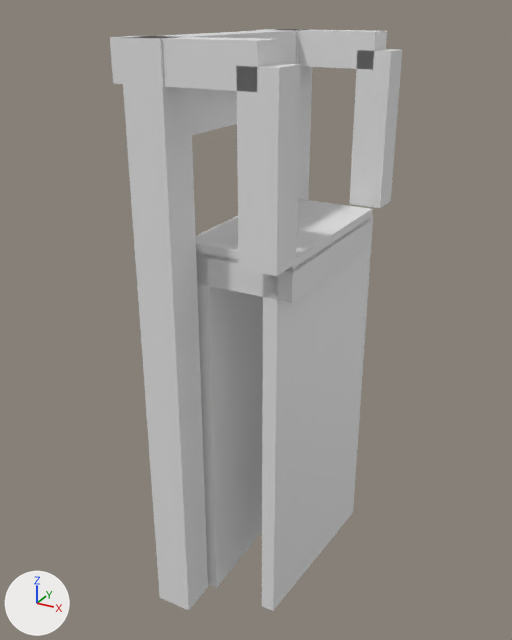
The glTF model models/lienden/lienden-brug-ceb390f2/lienden-brug-ceb390f2.glb: old version first, new version second.
Rendered twice from a 50 mm lens placed at (7.86, -15.75, 5.37), pointed at (-0.73, -0.15, -2.43). The lights are fixed; the arrows at lower left show +X, +Y and +Z. The older version comes first.

In view in the first picture: 'building:balans', 'building:balans 2', 'building:contragewicht', 'building:hamei', 'building:hamei 2', 'building:hangstang', 'building:hangstang 2', 'building:portaal', 'road:dek', 'road:inrit', 'road:landhoofd (aangenomen)', 'road:landhoofd (aangenomen) 2'.
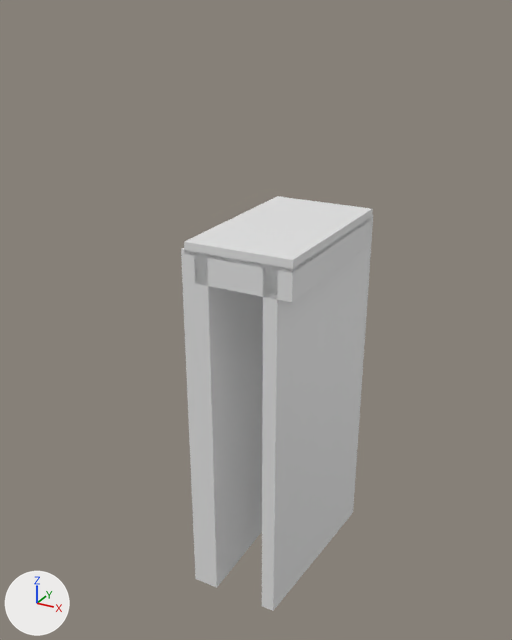
Changed parts and their boxes [x1, y1, x2, y2] in the pictures (512 x 640 px):
'building:hamei 2', deleted
    before: [120, 36, 208, 610]
'building:hangstang 2', deleted
    before: [236, 64, 301, 276]
'building:hangstang', deleted
    before: [349, 49, 402, 208]
'building:balans 2', deleted
    before: [110, 36, 280, 92]
'building:balans', deleted
    before: [256, 29, 387, 69]
'building:contragewicht', deleted
    before: [190, 88, 237, 135]
'building:hamei', deleted
    before: [276, 29, 312, 200]
'building:portaal', deleted
    before: [147, 30, 296, 64]

Edits to the bpy script that builds the scene:
```text
Remove ob_building_hamei:
    ob_building_hamei = bpy.data.objects.new('building:hamei', me_hamei)
    ob_building_hamei.location = (0.0, 0.0, 0.0)
Remove ob_building_hamei_2:
    ob_building_hamei_2 = bpy.data.objects.new('building:hamei 2', me_hamei_2)
    ob_building_hamei_2.location = (0.0, 0.0, 0.0)
Remove ob_building_portaal:
    ob_building_portaal = bpy.data.objects.new('building:portaal', me_portaal)
    ob_building_portaal.location = (0.0, 0.0, 0.0)
Remove ob_building_balans:
    ob_building_balans = bpy.data.objects.new('building:balans', me_balans)
    ob_building_balans.location = (0.0, 0.0, 0.0)
Remove ob_building_hangstang:
    ob_building_hangstang = bpy.data.objects.new('building:hangstang', me_hangstang)
    ob_building_hangstang.location = (0.0, 0.0, 0.0)
Remove ob_building_balans_2:
    ob_building_balans_2 = bpy.data.objects.new('building:balans 2', me_balans_2)
    ob_building_balans_2.location = (0.0, 0.0, 0.0)
Remove ob_building_hangstang_2:
    ob_building_hangstang_2 = bpy.data.objects.new('building:hangstang 2', me_hangstang_2)
    ob_building_hangstang_2.location = (0.0, 0.0, 0.0)
Remove ob_building_contragewicht:
    ob_building_contragewicht = bpy.data.objects.new('building:contragewicht', me_contragewicht)
    ob_building_contragewicht.location = (0.0, 0.0, 0.0)
```
